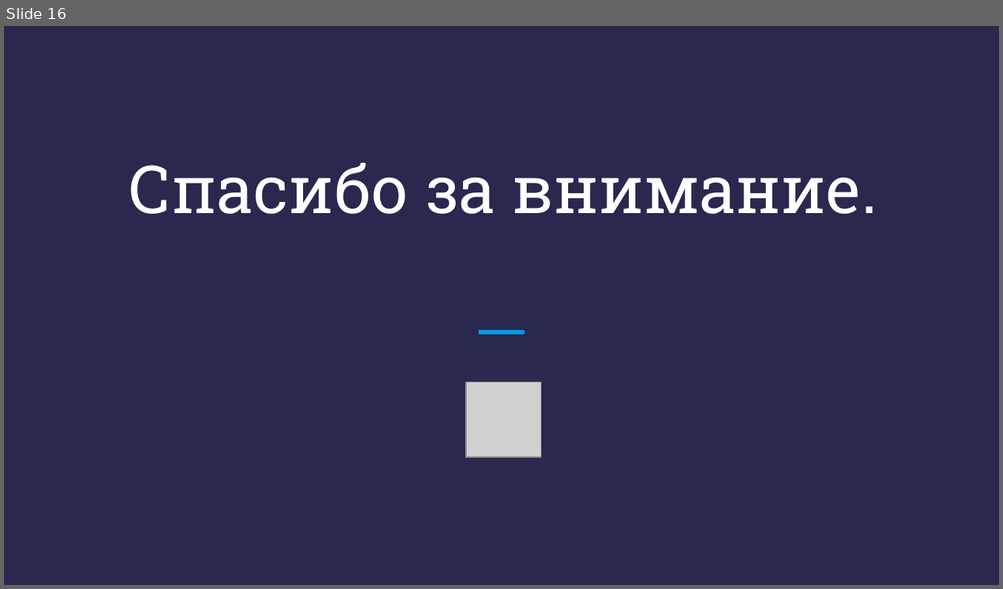
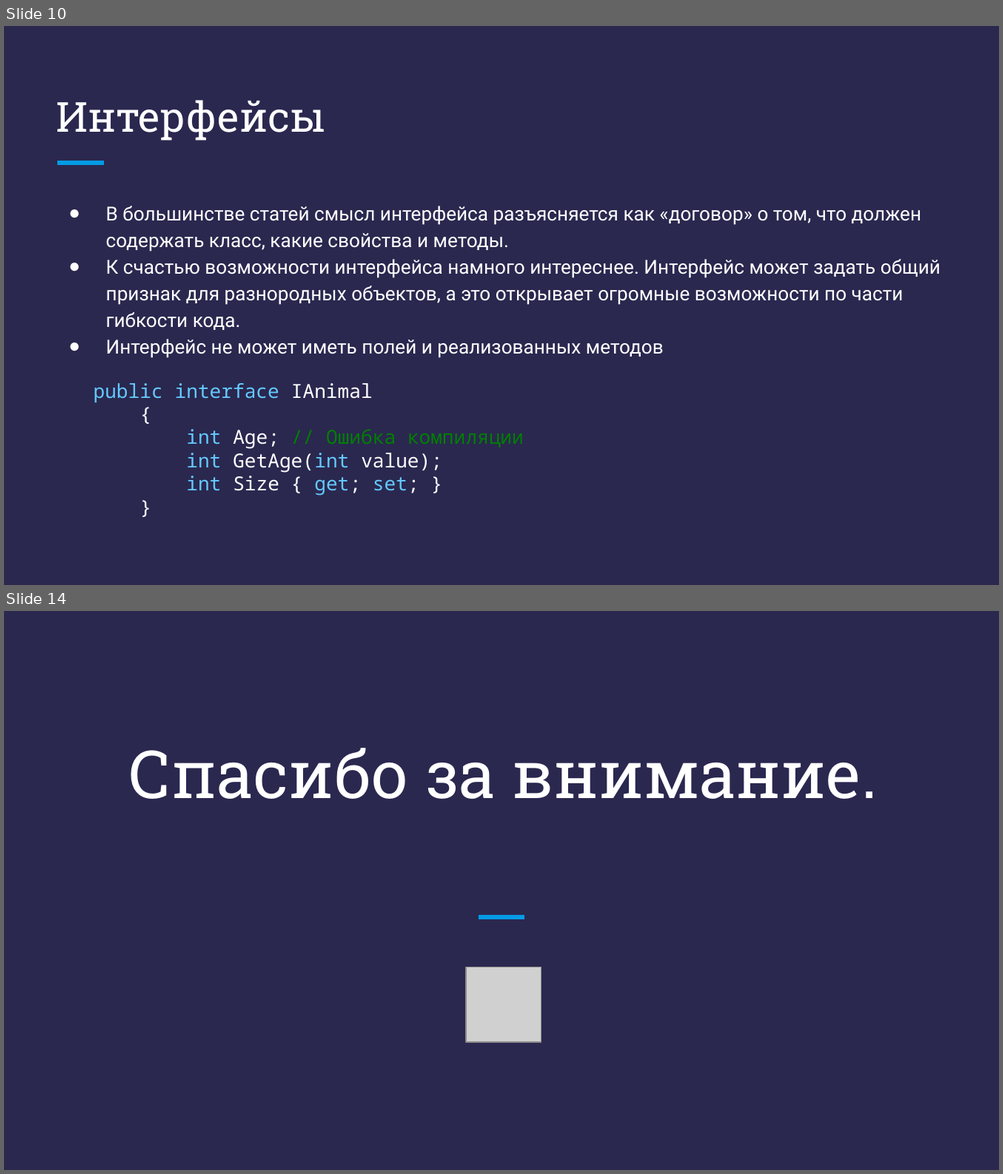
Before and after one commit to DenisKaVladimirovich/MyLessons, a slide deck: 11/Презентация - C# + .NET - Урок 11.pptx. Shown one above the other, each under a label of ours: slide 16 before the commit, slides 10 and 14 after it; the slides between them are not shown. The pictures are 1003x589 and 1003x1174 pixels, drawn with LibreOffice and Linux fonts; fonts in the diff are those of the drawing; grey boxes stand for pictures. Boxes give left, top, right and bottom in pixels: in the first picture for what was removed or moved away, otherwise in the second. Text is boxed around its words. In the diff, an @@ line names an element or a change of style, - is before the commit and + after.

```diff
--- a/11/Презентация - C# + .NET - Урок 11.pptx
+++ b/11/Презентация - C# + .NET - Урок 11.pptx
@@ slide 10 added at <box>4,26,999,585</box>, background #2A284F @@
@@ title added at <box>56,100,324,141</box>, 30 pt, text #FFFFFF @@
+Интерфейсы
@@ line added from (58, 163) to (103, 163), #039BE5 3 pt @@
@@ text added at <box>106,206,940,358</box>, 14 pt, text #FFFFFF @@
+● В большинстве статей смысл интерфейса разъясняется как «договор» о том, что должен содержать класс, какие свойства и методы.
+● К счастью возможности интерфейса намного интереснее. Интерфейс может задать общий признак для разнородных объектов, а это открывает огромные возможности по части гибкости кода.
+● Интерфейс не может иметь полей и реализованных методов
@@ text added at <box>94,383,442,496</box>, 14 pt, text #FFFFFF @@
+public interface IAnimal
+{
+int Age; // Ошибка компиляции
+int GetAge(int value);
+int Size { get; set; }
+}
@@ what was slide 16 is now slide 14 @@
```
Also in this commit, not shown: 4 slides changed, 8 other slides added, 11 slides removed, 3 other files.
